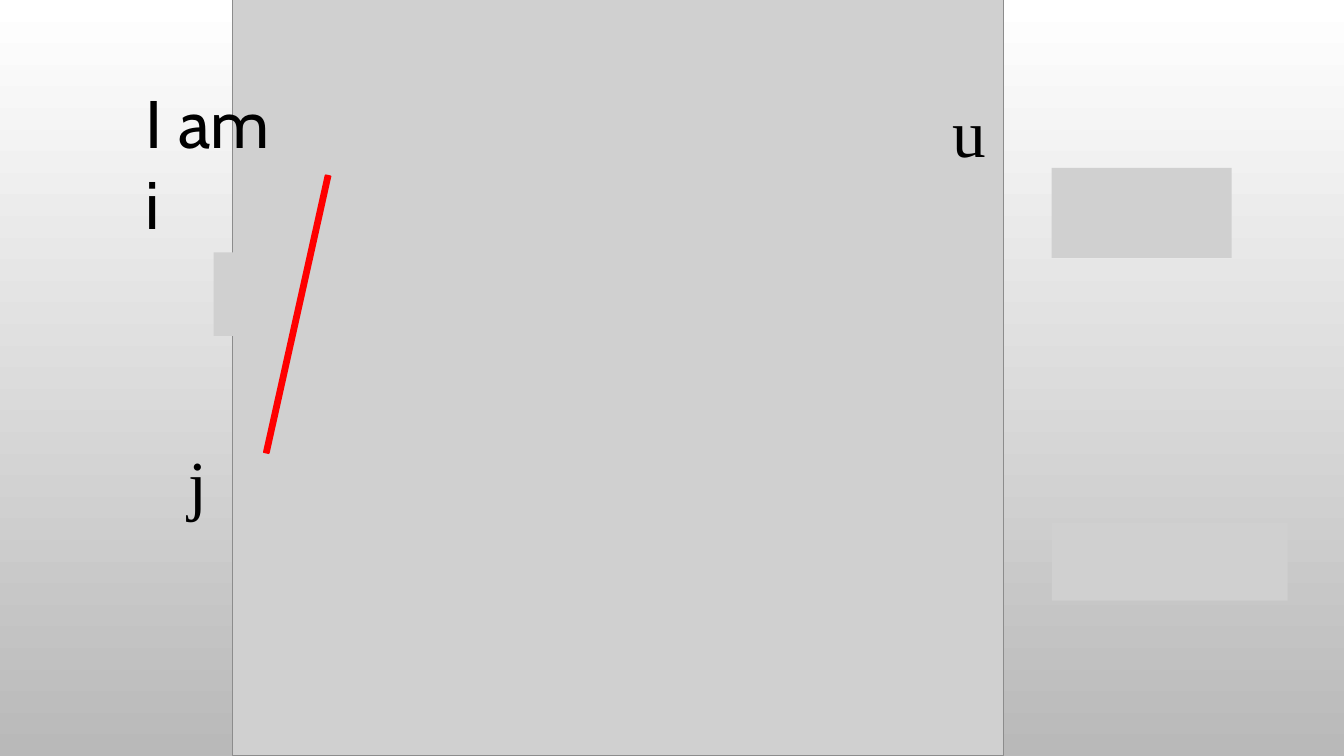
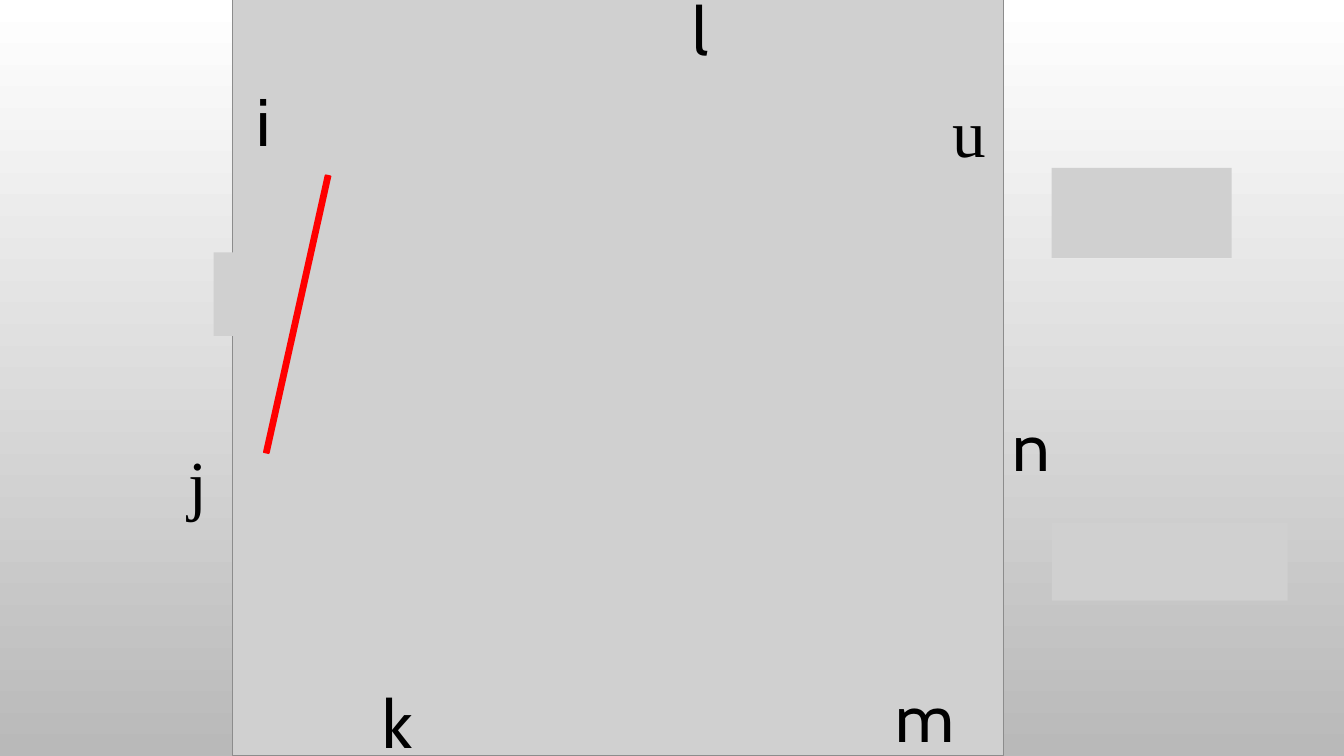
Before and after one commit to xihajun/Complexnets, a slide deck: slide 18 of final.pptx. Drawn at 1344x756 pixels with LibreOffice and Linux fonts; fonts in the diff are those of the drawing; grey boxes stand for pictures; background and template pictures are left out. Boxes give left, top, right and bottom in pixels: in the first picture for what was removed or moved away, otherwise in the second. Text is boxed around its words. In the diff, an @@ line names an element or a change of style, - is before the commit and + after.

```diff
--- a/final.pptx
+++ b/final.pptx
@@ text added at (692, 4, 708, 56), 48 pt, text #000000 @@
+l
@@ text at (256, 99, 270, 146): text changed @@
-I am i
+i
@@ text added at (1013, 437, 1051, 471), 48 pt, text #000000 @@
+n
@@ text added at (382, 697, 412, 756), 48 pt, text #000000 @@
+k
@@ text added at (895, 708, 954, 756), 48 pt, text #000000 @@
+m
```
